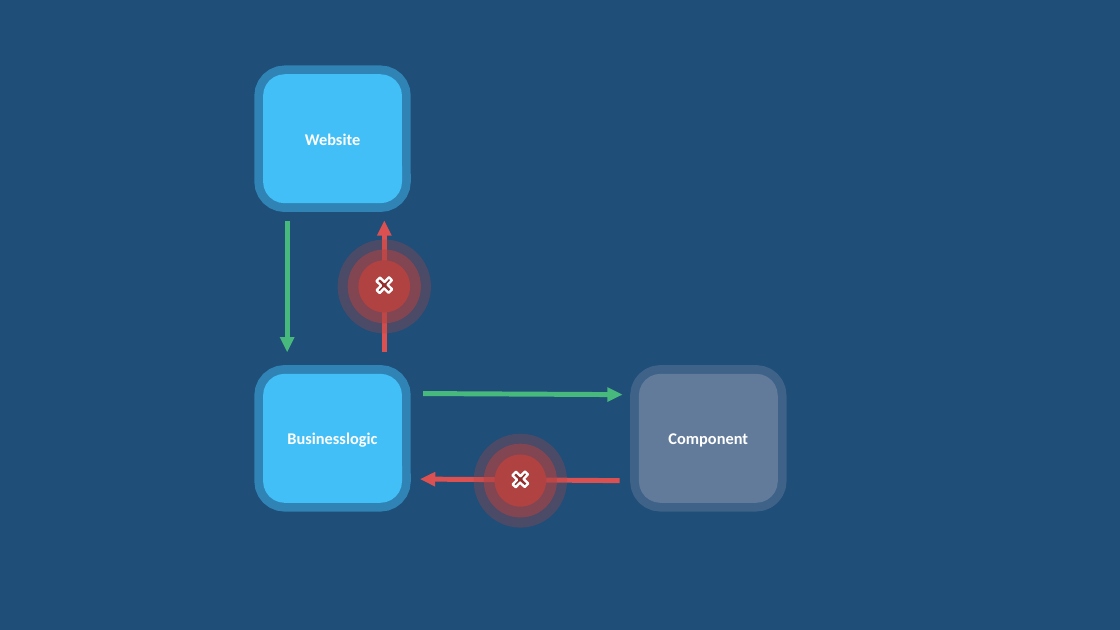
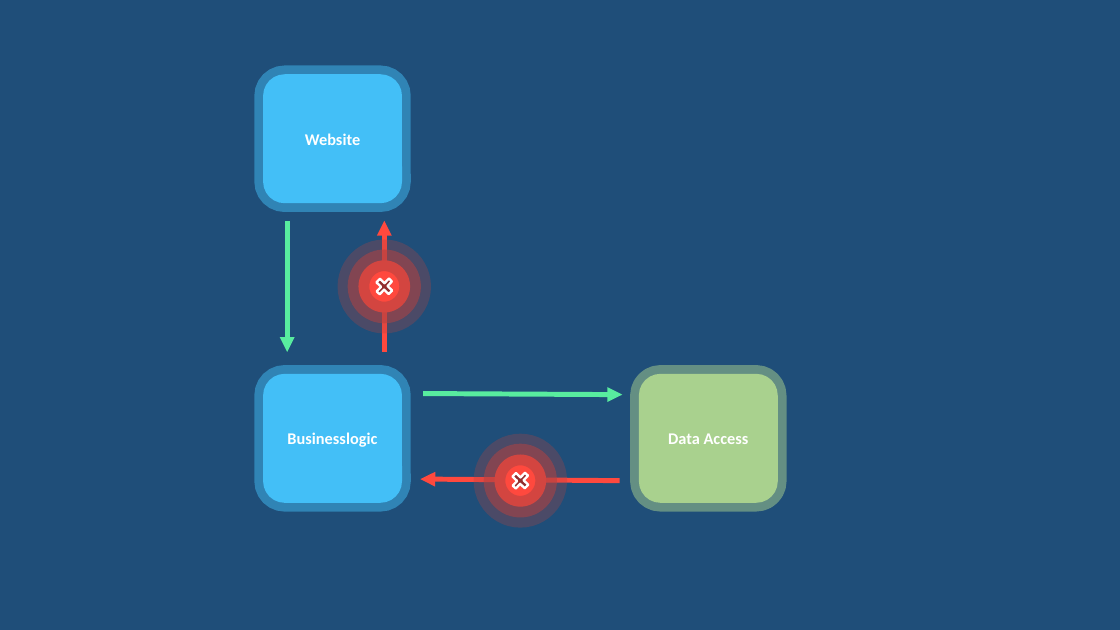
Before and after one commit to rogeralsing/Presentations, a slide deck: slide 12 of FailingGracefully/QConSP/protoactor.pptx (slide 11 before the commit). Drawn at 1120x630 pixels with LibreOffice and Linux fonts; fonts in the diff are those of the drawing. Boxes give left, top, right and bottom in pixels: in the first picture for what was removed or moved away, otherwise in the second. Text is boxed around its words. In the diff, an @@ line names an element or a change of style, - is before the commit and + after.

```diff
--- a/FailingGracefully/QConSP/protoactor.pptx
+++ b/FailingGracefully/QConSP/protoactor.pptx
@@ arrow (287, 221) - (287, 352): stroke #47B97D 4.25 pt to #58EC9F 4.25 pt @@
@@ arrow (385, 221) - (385, 352): stroke #DB5151 4.25 pt to #FF493E 4.25 pt @@
@@ ellipse at [359,260,411,313]: fill #B04242 to #FF493E @@
@@ rounded rectangle "Data Access" at [639,374,778,503]: fill #637B9B to #A9D18E; outline #637B9B 15 pt to #A9D18E 15 pt @@
@@ arrow (423, 394) - (623, 395): stroke #47B97D 4.25 pt to #58EC9F 4.25 pt @@
@@ text in rounded rectangle at [668,433,749,444]: text changed @@
-Component
+Data Access
@@ arrow (420, 479) - (620, 481): stroke #DB5151 4.25 pt to #FF493E 4.25 pt @@
@@ ellipse at [495,455,547,507]: fill #B04242 to #FF493E @@
```
Also in this commit, not shown: 13 other slides changed, 5 slides added, 1 slide removed.
